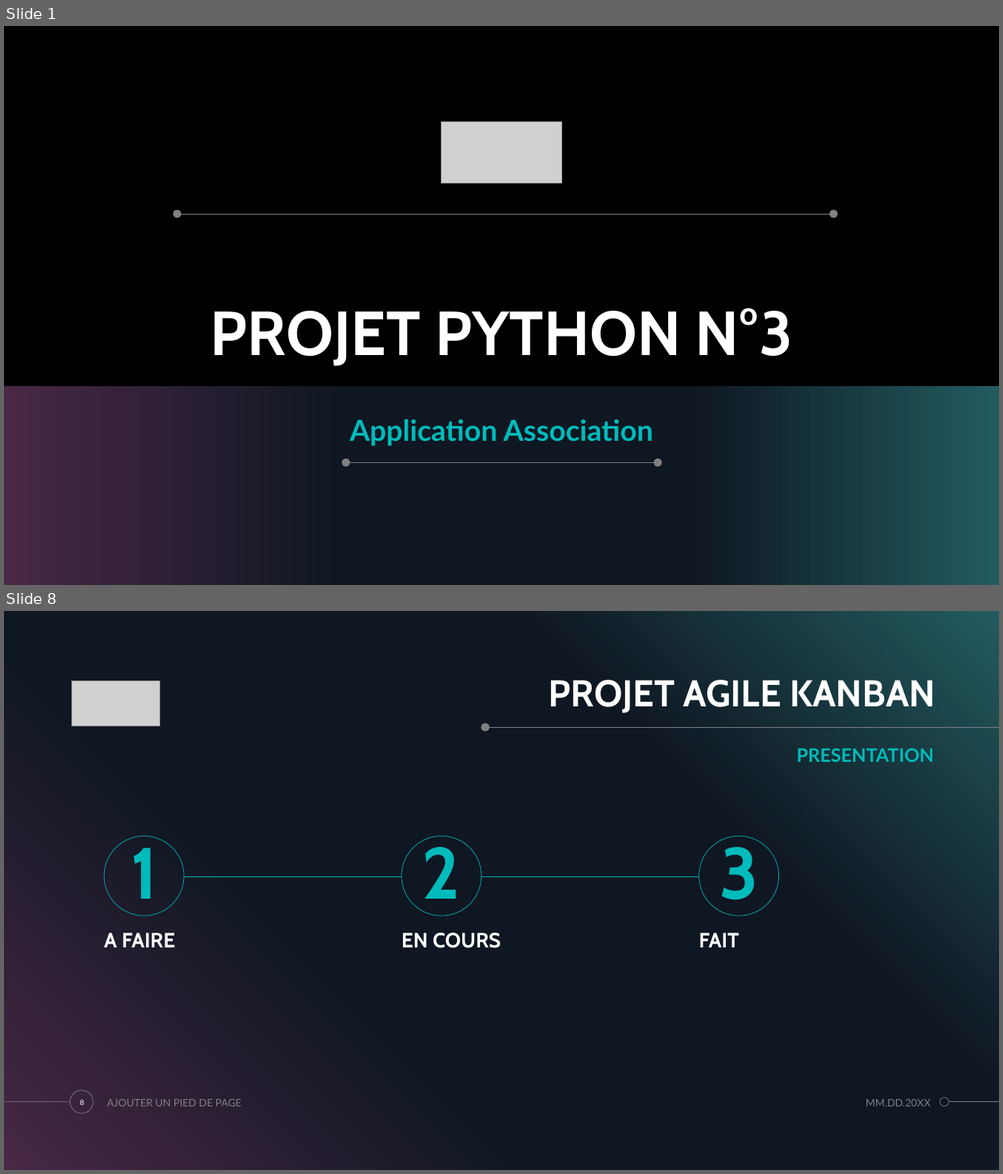
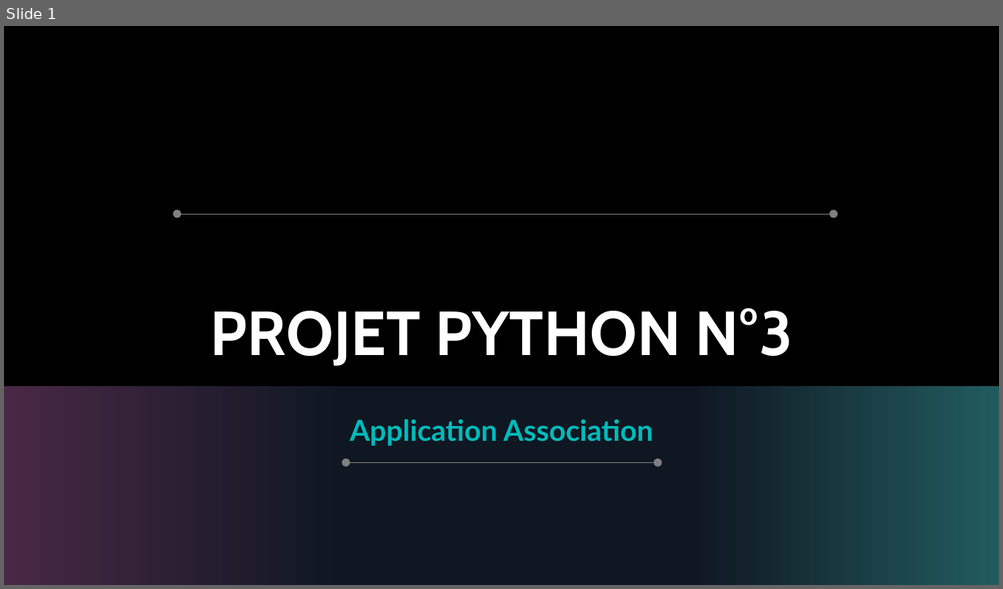
Before and after one commit to maldoq/ApplicationAssociation, a slide deck: Application/PROJET N°3 PYTHON.pptx. Shown one above the other, each under a label of ours: slides 1 and 8 before the commit, slide 1 after it; the slides between them are not shown. The pictures are 1003x1174 and 1003x589 pixels, drawn with LibreOffice and Linux fonts; fonts in the diff are those of the drawing; grey boxes stand for pictures; background and template pictures are left out. Boxes give left, top, right and bottom in pixels: in the first picture for what was removed or moved away, otherwise in the second. Text is boxed around its words. In the diff, an @@ line names an element or a change of style, - is before the commit and + after.

```diff
--- a/Application/PROJET N°3 PYTHON.pptx
+++ b/Application/PROJET N°3 PYTHON.pptx
@@ slide 8 removed at (x1=4, y1=611, x2=999, y2=1170), background #000000; not listed: 4 template elements that a slide beside it also shows @@
@@ rectangle removed at (x1=4, y1=611, x2=999, y2=1170) @@
@@ picture removed at (x1=72, y1=681, x2=160, y2=726) @@
@@ title removed at (x1=548, y1=680, x2=935, y2=713) @@
-PROJET AGILE KANBAN
@@ ellipse removed at (x1=481, y1=723, x2=489, y2=731) @@
@@ line removed from (999, 727) to (487, 727) @@
@@ text removed at (x1=797, y1=748, x2=933, y2=762) @@
-PRESENTATION
@@ text removed at (x1=104, y1=836, x2=184, y2=916) @@
-1
@@ text removed at (x1=401, y1=836, x2=481, y2=916) @@
-2
@@ text removed at (x1=699, y1=836, x2=779, y2=916) @@
-3
@@ line removed from (184, 877) to (401, 877) @@
@@ line removed from (481, 877) to (699, 877) @@
@@ text removed at (x1=104, y1=933, x2=175, y2=948) @@
-A FAIRE
@@ text removed at (x1=401, y1=933, x2=501, y2=948) @@
-EN COURS
@@ text removed at (x1=699, y1=933, x2=739, y2=948) @@
-FAIT
@@ page number removed at (x1=80, y1=1100, x2=85, y2=1105) @@
-8
@@ text removed at (x1=107, y1=1099, x2=242, y2=1107) @@
-AJOUTER UN PIED DE PAGE
@@ text removed at (x1=865, y1=1099, x2=930, y2=1107) @@
-MM.DD.20XX
@@ slide 1 changed as well @@
@@ picture removed at (x1=441, y1=121, x2=562, y2=184) @@
```
Also in this commit, not shown: 5 other slides changed, 1 slide added, 5 other slides removed, 4 other files.
